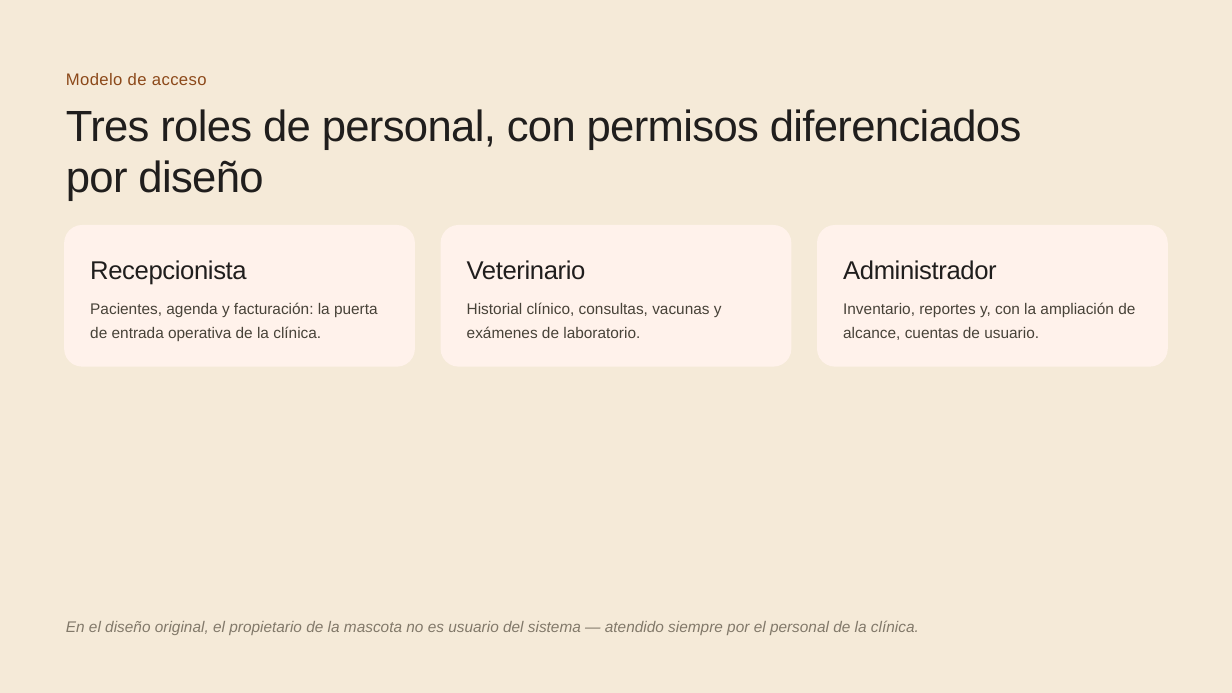
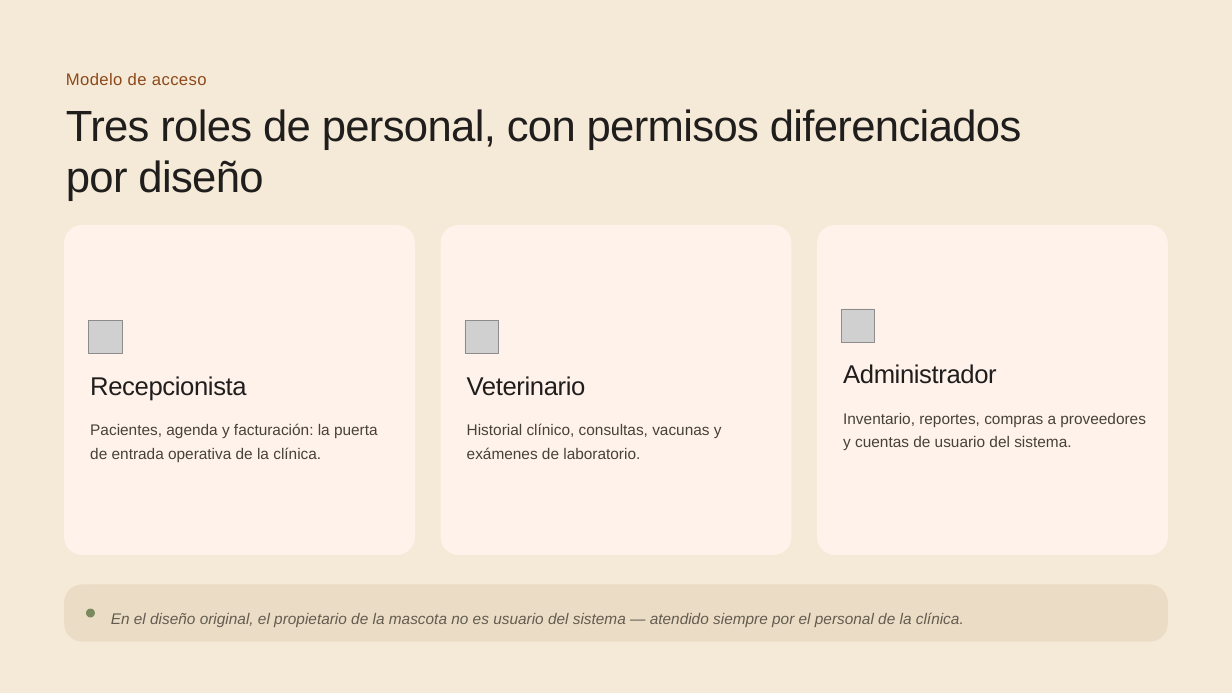
Before and after one commit to DarwinDevCode/Proyect-VetCare, a slide deck: slide 5 of Proyecto_VetCare__Desarrollo_y_metodolog_a.pptx. Drawn at 1232x693 pixels with LibreOffice and Linux fonts; fonts in the diff are those of the drawing; grey boxes stand for pictures. Boxes give left, top, right and bottom in pixels: in the first picture for what was removed or moved away, otherwise in the second. Text is boxed around its words. In the diff, an @@ line names an element or a change of style, - is before the commit and + after.

```diff
--- a/Proyecto_VetCare__Desarrollo_y_metodolog_a.pptx
+++ b/Proyecto_VetCare__Desarrollo_y_metodolog_a.pptx
@@ rounded rectangle: place and size @@
-rounded rectangle at bbox=[64, 225, 415, 367]
+rounded rectangle at bbox=[64, 225, 415, 555]
@@ rounded rectangle: place and size @@
-rounded rectangle at bbox=[440, 225, 791, 367]
+rounded rectangle at bbox=[440, 225, 791, 555]
@@ proportions changed in 3 elements at bbox=[64, 225, 415, 555], bbox=[440, 225, 791, 555], bbox=[817, 225, 1167, 555] @@
@@ rounded rectangle: place and size @@
-rounded rectangle at bbox=[817, 225, 1167, 367]
+rounded rectangle at bbox=[817, 225, 1167, 555]
@@ picture added at bbox=[89, 320, 122, 354] @@
@@ picture added at bbox=[465, 320, 498, 354] @@
@@ picture added at bbox=[841, 309, 875, 342] @@
@@ text "Administrador": place and size @@
-text "Administrador" at bbox=[843, 260, 997, 280]
+text "Administrador" at bbox=[843, 364, 997, 384]
@@ text "Recepcionista": place and size @@
-text "Recepcionista" at bbox=[90, 260, 246, 285]
+text "Recepcionista" at bbox=[90, 376, 246, 401]
@@ text "Veterinario": place and size @@
-text "Veterinario" at bbox=[467, 260, 586, 280]
+text "Veterinario" at bbox=[467, 376, 586, 396]
@@ text "Pacientes, agenda y facturación: la ...": place and size @@
-text "Pacientes, agenda y facturación: la ..." at bbox=[90, 302, 378, 341]
+text "Pacientes, agenda y facturación: la ..." at bbox=[90, 423, 378, 462]
@@ text "Historial clínico, consultas, vacunas y ...": place and size @@
-text "Historial clínico, consultas, vacunas y ..." at bbox=[467, 302, 722, 338]
+text "Historial clínico, consultas, vacunas y ..." at bbox=[467, 423, 722, 459]
@@ text at bbox=[843, 413, 1146, 450]: text changed @@
-Inventario, reportes y, con la ampliación de alcance, cuentas de usuario.
+Inventario, reportes, compras a proveedores y cuentas de usuario del sistema.
@@ rounded rectangle added at bbox=[64, 585, 1168, 642], fill #EBDDC5 @@
@@ ellipse added at bbox=[86, 609, 95, 618], fill #7A8A5E @@
@@ text "En el diseño original, el ...": place and size @@
-text "En el diseño original, el ..." at bbox=[66, 621, 919, 635]
+text "En el diseño original, el ..." at bbox=[111, 612, 964, 627]
@@ text "En el diseño original, el ..." at bbox=[111, 612, 964, 627]: text colour #82796A to #645C50 @@
```
Also in this commit, not shown: 9 other slides changed, 1 slide added, 1 slide removed, 2 other files.
